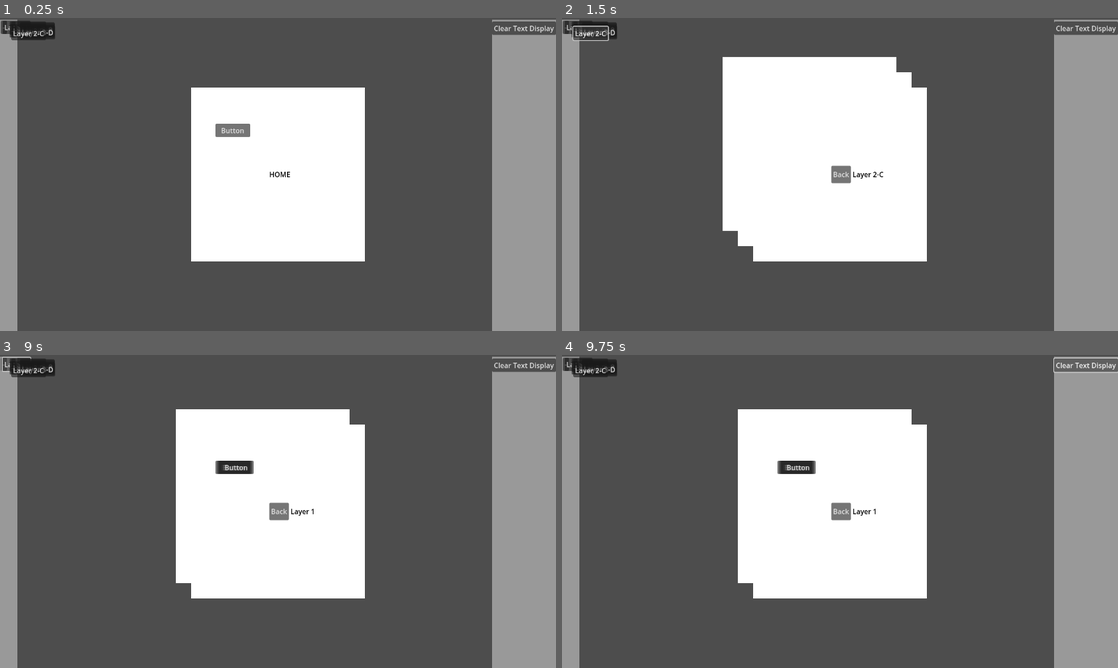
Above: before the commit, frames 1-4 (two rows, left to right).
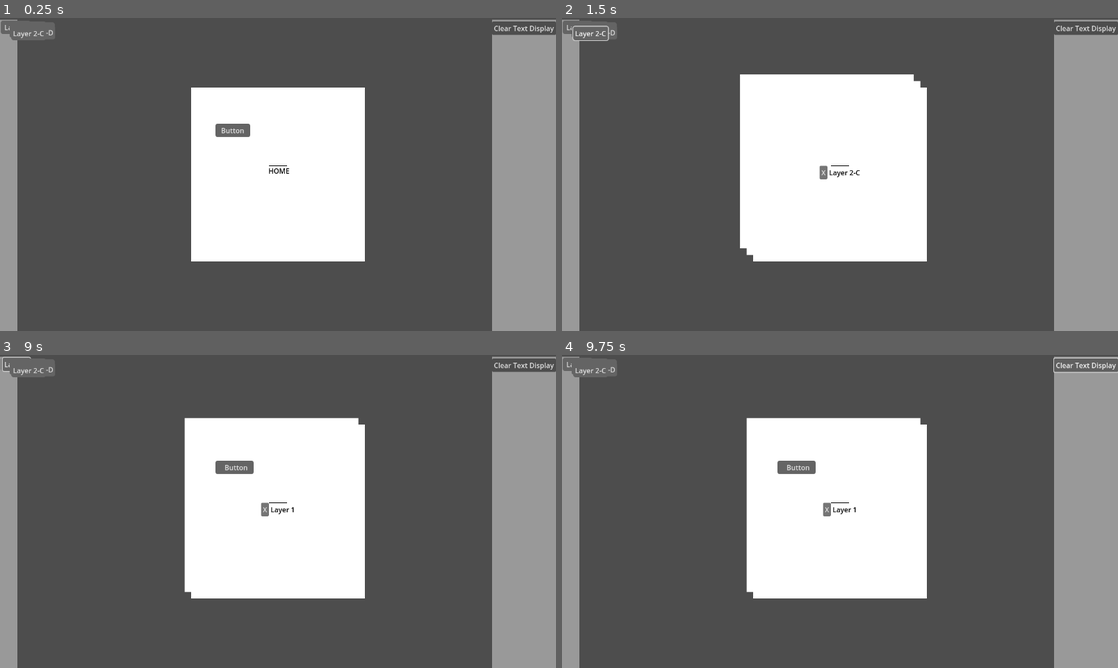
Above: after the commit, the same moments.

Repository: AtkinTC/Godot-UI
Game: Godot game, scene res://Scenes/main.tscn
Same seed, same stepped clock (60 frames per second), same inputs: the game is played once before the commit and once after it.
Inputs (mouse positions are in pixels of both pictures, inside the frame that each line leads up to):
- Up to frame 1 (0.25 s): no input
- Up to frame 2 (1.5 s): click "Button" at 0.5 s; click "Layer 1" at 1.25 s
- Up to frame 3 (9 s): click (261, 495) at 2 s, where only the run before the commit has a clickable "Back"; click (255, 502) at 2.75 s, where only the run after the commit has a clickable "X"; click "Layer 2-A" at 3.5 s; click "Layer 3-A" at 4.25 s; click "Layer 3-B" at 5 s; click "Layer 2-B" at 5.75 s; click "Layer 3-C" at 6.5 s; click "Layer 3-D" at 7.25 s; click "Layer 2-C" at 8 s; click "-" at 8.75 s
- Up to frame 4 (9.75 s): click "Clear Text Display" at 9.5 s

The runs differ from the first frame. In frame 1, 0.5% of the frame differs, in the area x 0-53%, y 0-51%; in frame 2, 4.2%, in the area x 0-65%, y 0-76%; in frame 3, 2.8%; in frame 4, 2.8%.

Commit message:
Visual updates to LayerNode scenes

Diff:
--- /dev/null
+++ b/Resources/Themes/custom_theme.tres
@@ -0,0 +1,107 @@
+[gd_resource type="Theme" load_steps=9 format=3 uid="uid://cud2hlyn6imko"]
+
+[sub_resource type="StyleBoxFlat" id="StyleBoxFlat_4spna"]
+content_margin_left = 4.0
+content_margin_right = 4.0
+content_margin_top = 4.0
+content_margin_bottom = 4.0
+bg_color = Color(0.392157, 0.392157, 0.392157, 1)
+corner_radius_top_left = 5
+corner_radius_top_right = 5
+corner_radius_bottom_right = 5
+corner_radius_bottom_left = 5
+corner_detail = 5
+
+[sub_resource type="StyleBoxFlat" id="StyleBoxFlat_u2uo5"]
+content_margin_left = 4.0
+content_margin_right = 4.0
+content_margin_top = 4.0
+content_margin_bottom = 4.0
+bg_color = Color(0.392157, 0.392157, 0.392157, 1)
+draw_center = false
+border_width_left = 2
+border_width_top = 2
+border_width_right = 2
+border_width_bottom = 2
+corner_radius_top_left = 5
+corner_radius_top_right = 5
+corner_radius_bottom_right = 5
+corner_radius_bottom_left = 5
+corner_detail = 5
+expand_margin_left = 2.0
+expand_margin_right = 2.0
+expand_margin_top = 2.0
+expand_margin_bottom = 2.0
+
+[sub_resource type="StyleBoxFlat" id="StyleBoxFlat_tu4hs"]
+content_margin_left = 4.0
+content_margin_right = 4.0
+content_margin_top = 4.0
+content_margin_bottom = 4.0
+bg_color = Color(0.392157, 0.392157, 0.392157, 1)
+corner_radius_top_left = 5
+corner_radius_top_right = 5
+corner_radius_bottom_right = 5
+corner_radius_bottom_left = 5
+corner_detail = 5
+
+[sub_resource type="StyleBoxFlat" id="StyleBoxFlat_asxhd"]
+content_margin_left = 4.0
+content_margin_right = 4.0
+content_margin_top = 4.0
+content_margin_bottom = 4.0
+bg_color = Color(0.392157, 0.392157, 0.392157, 1)
+corner_radius_top_left = 5
+corner_radius_top_right = 5
+corner_radius_bottom_right = 5
+corner_radius_bottom_left = 5
+corner_detail = 5
+
+[sub_resource type="StyleBoxFlat" id="StyleBoxFlat_hq44s"]
+content_margin_left = 4.0
+content_margin_right = 4.0
+content_margin_top = 4.0
+content_margin_bottom = 4.0
+bg_color = Color(0.294118, 0.294118, 0.294118, 1)
+corner_radius_top_left = 5
+corner_radius_top_right = 5
+corner_radius_bottom_right = 5
+corner_radius_bottom_left = 5
+corner_detail = 5
+
+[sub_resource type="StyleBoxFlat" id="StyleBoxFlat_l4bca"]
+content_margin_left = 0.0
+content_margin_right = 0.0
+content_margin_top = 0.0
+content_margin_bottom = 0.0
+bg_color = Color(0.1, 0.1, 0.1, 0.6)
+corner_radius_top_left = 5
+corner_radius_top_right = 5
+corner_radius_bottom_right = 5
+corner_radius_bottom_left = 5
+corner_detail = 5
+
+[sub_resource type="StyleBoxFlat" id="StyleBoxFlat_4eor8"]
+content_margin_left = 0.0
+content_margin_right = 0.0
+content_margin_top = 0.0
+content_margin_bottom = 0.0
+bg_color = Color(0.1, 0.1, 0.1, 0.6)
+corner_radius_top_left = 3
+corner_radius_top_right = 3
+corner_radius_bottom_right = 3
+corner_radius_bottom_left = 3
+corner_detail = 5
+
+[sub_resource type="StyleBoxFlat" id="StyleBoxFlat_g7qcd"]
+bg_color = Color(0.992157, 0.992157, 0.992157, 1)
+
+[resource]
+Button/styles/disabled = SubResource( "StyleBoxFlat_4spna" )
+Button/styles/focus = SubResource( "StyleBoxFlat_u2uo5" )
+Button/styles/hover = SubResource( "StyleBoxFlat_tu4hs" )
+Button/styles/normal = SubResource( "StyleBoxFlat_asxhd" )
+Button/styles/pressed = SubResource( "StyleBoxFlat_hq44s" )
+Panel/styles/panel = SubResource( "StyleBoxFlat_l4bca" )
+Panel/styles/panel_fg = SubResource( "StyleBoxFlat_4eor8" )
+Panel/styles/panel_focused = SubResource( "StyleBoxFlat_g7qcd" )
--- a/Scenes/LayerUI/GridLayerNode.tscn
+++ b/Scenes/LayerUI/GridLayerNode.tscn
@@ -41,22 +41,41 @@
 offset_right = 200.0
 offset_bottom = 200.0
 
-[node name="H" type="HBoxContainer" parent="Container"]
-offset_right = 40.0
-offset_bottom = 40.0
+[node name="HeaderRect" type="ReferenceRect" parent="Container"]
+minimum_size = Vector2(0, 32)
+anchor_right = 1.0
+border_color = Color(0, 0, 0, 1)
+border_width = 2.0
+editor_only = false
 
-[node name="BackButton" type="Button" parent="Container/H"]
+[node name="H" type="HBoxContainer" parent="Container/HeaderRect"]
+anchor_right = 1.0
+anchor_bottom = 1.0
+grow_horizontal = 2
+metadata/_edit_use_custom_anchors = false
+metadata/_edit_layout_mode = 1
+
+[node name="BackButton" type="Button" parent="Container/HeaderRect/H"]
 minimum_size = Vector2(30, 30)
-offset_right = 45.0
-offset_bottom = 40.0
-text = "Back"
+offset_right = 30.0
+offset_bottom = 32.0
+theme_override_constants/outline_size = 0
+theme_override_font_sizes/font_size = 16
+text = "X"
 
-[node name="TitleLabel" type="Label" parent="Container/H"]
+[node name="BackButtonFiller" type="Control" parent="Container/HeaderRect/H"]
+visible = false
+minimum_size = Vector2(30, 30)
+offset_left = 34.0
+offset_right = 64.0
+offset_bottom = 32.0
+
+[node name="TitleLabel" type="Label" parent="Container/HeaderRect/H"]
 modulate = Color(0, 0, 0, 1)
-offset_left = 49.0
-offset_top = 7.0
-offset_right = 140.0
-offset_bottom = 33.0
+offset_left = 34.0
+offset_top = 3.0
+offset_right = 125.0
+offset_bottom = 29.0
 text = "TEST_LAYER"
 
 [node name="Grid" type="GridContainer" parent="Container"]
@@ -70,4 +89,4 @@
 offset_bottom = 154.0
 columns = 3
 
-[connection signal="pressed" from="Container/H/BackButton" to="." method="_on_back_button_pressed"]
+[connection signal="pressed" from="Container/HeaderRect/H/BackButton" to="." method="_on_back_button_pressed"]
--- a/Scenes/LayerUI/LayerChildButtonElement.tscn
+++ b/Scenes/LayerUI/LayerChildButtonElement.tscn
@@ -1,6 +1,7 @@
-[gd_scene load_steps=2 format=3 uid="uid://u4g0qiq62qrs"]
+[gd_scene load_steps=3 format=3 uid="uid://u4g0qiq62qrs"]
 
 [ext_resource type="Script" path="res://Scenes/LayerUI/LayerChildButtonElement.gd" id="1_i04k0"]
+[ext_resource type="Theme" uid="uid://cud2hlyn6imko" path="res://Resources/Themes/custom_theme.tres" id="2_8slgo"]
 
 [node name="LayerChildButtonElement" type="Control"]
 minimum_size = Vector2(100, 100)
@@ -32,6 +33,7 @@
 offset_top = 30.0
 offset_right = 80.0
 offset_bottom = 61.0
+theme = ExtResource( "2_8slgo" )
 text = "Button
 "
 
--- a/Scenes/LayerUI/LayerNode.gd
+++ b/Scenes/LayerUI/LayerNode.gd
@@ -11,8 +11,9 @@
 
 @onready var background_color_rect: ColorRect = $Container/Background
 @onready var border_color_rect: ColorRect = $Container/Border
-@onready var title_label: Label = $Container/H/TitleLabel
-@onready var back_button: Button = $Container/H/BackButton
+@onready var title_label: Label = $Container/HeaderRect/H/TitleLabel
+@onready var back_button: Button = $Container/HeaderRect/H/BackButton
+@onready var back_button_filler: Control = $Container/HeaderRect/H/BackButtonFiller
 
 @onready var background_layer_scene : PackedScene = preload("res://Scenes/LayerUI/BackgroundLayerNode.tscn")
 var background_layer : BackgroundLayerNode
@@ -53,9 +54,11 @@
 		if(depth == 0):
 			back_button.disabled = true
 			back_button.visible = false
+			back_button_filler.visible = true
 		else:
 			back_button.disabled = false
 			back_button.visible = true
+			back_button_filler.visible = false
 
 func focus_layer():
 	focused = true
@@ -73,7 +76,7 @@
 
 func set_as_background(display_depth: int):
 	focused = false
-	position -= Vector2(35,35) * display_depth
+	position -= Vector2(15,15) * display_depth
 	visible = true
 	if(!background_layer):
 		background_layer = background_layer_scene.instantiate()
--- a/Scenes/LayerUI/LayerTab.tscn
+++ b/Scenes/LayerUI/LayerTab.tscn
@@ -1,6 +1,7 @@
-[gd_scene load_steps=2 format=3 uid="uid://cm31gi0fvoxq1"]
+[gd_scene load_steps=3 format=3 uid="uid://cm31gi0fvoxq1"]
 
 [ext_resource type="Script" path="res://Scenes/LayerUI/LayerTab.gd" id="1_ew8la"]
+[ext_resource type="Theme" uid="uid://cud2hlyn6imko" path="res://Resources/Themes/custom_theme.tres" id="2_udop7"]
 
 [node name="LayerTab" type="VBoxContainer"]
 offset_right = 200.0
@@ -15,6 +16,7 @@
 offset_bottom = 40.0
 grow_horizontal = 2
 grow_vertical = 2
+theme = ExtResource( "2_udop7" )
 metadata/_edit_use_custom_anchors = false
 metadata/_edit_layout_mode = 1
 
@@ -43,6 +45,8 @@
 anchor_bottom = 1.0
 size_flags_horizontal = 3
 size_flags_vertical = 3
+theme = ExtResource( "2_udop7" )
+theme_override_font_sizes/font_size = 16
 text = "-
 "
 
@@ -53,6 +57,7 @@
 grow_horizontal = 2
 grow_vertical = 2
 size_flags_horizontal = 3
+theme = ExtResource( "2_udop7" )
 theme_override_constants/outline_size = 0
 theme_override_font_sizes/font_size = 16
 text = "TEST TEXT"
--- a/Scenes/LayerUI/VerticalLayerNode.tscn
+++ b/Scenes/LayerUI/VerticalLayerNode.tscn
@@ -41,22 +41,42 @@
 offset_right = 200.0
 offset_bottom = 200.0
 
-[node name="H" type="HBoxContainer" parent="Container"]
-offset_right = 40.0
-offset_bottom = 40.0
+[node name="HeaderRect" type="ReferenceRect" parent="Container"]
+minimum_size = Vector2(0, 32)
+anchor_right = 1.0
+offset_bottom = 32.0
+border_color = Color(0, 0, 0, 1)
+border_width = 2.0
+editor_only = false
 
-[node name="BackButton" type="Button" parent="Container/H"]
+[node name="H" type="HBoxContainer" parent="Container/HeaderRect"]
+anchor_right = 1.0
+anchor_bottom = 1.0
+grow_horizontal = 2
+metadata/_edit_use_custom_anchors = false
+metadata/_edit_layout_mode = 1
+
+[node name="BackButton" type="Button" parent="Container/HeaderRect/H"]
+minimum_size = Vector2(30, 0)
+offset_right = 30.0
+offset_bottom = 32.0
+theme_override_constants/outline_size = 0
+theme_override_font_sizes/font_size = 16
+text = "X"
+
+[node name="BackButtonFiller" type="Control" parent="Container/HeaderRect/H"]
+visible = false
 minimum_size = Vector2(30, 30)
-offset_right = 45.0
-offset_bottom = 40.0
-text = "Back"
+offset_left = 34.0
+offset_right = 64.0
+offset_bottom = 32.0
 
-[node name="TitleLabel" type="Label" parent="Container/H"]
+[node name="TitleLabel" type="Label" parent="Container/HeaderRect/H"]
 modulate = Color(0, 0, 0, 1)
-offset_left = 49.0
-offset_top = 7.0
-offset_right = 140.0
-offset_bottom = 33.0
+offset_left = 34.0
+offset_top = 3.0
+offset_right = 125.0
+offset_bottom = 29.0
 text = "TEST_LAYER"
 
 [node name="VBox" type="VBoxContainer" parent="Container"]
@@ -69,4 +89,4 @@
 offset_right = 154.0
 offset_bottom = 154.0
 
-[connection signal="pressed" from="Container/H/BackButton" to="." method="_on_back_button_pressed"]
+[connection signal="pressed" from="Container/HeaderRect/H/BackButton" to="." method="_on_back_button_pressed"]
--- a/Scenes/main.tscn
+++ b/Scenes/main.tscn
@@ -54,18 +54,18 @@
 size_flags_vertical = 3
 
 [node name="PanelLeft" type="PanelContainer" parent="Overlay/VBoxContainer/HBoxContainer"]
-minimum_size = Vector2(200, 0)
-offset_right = 200.0
+minimum_size = Vector2(250, 0)
+offset_right = 250.0
 offset_bottom = 646.0
 theme_override_styles/panel = SubResource( "StyleBoxFlat_ptbka" )
 
 [node name="VBoxContainer" type="VBoxContainer" parent="Overlay/VBoxContainer/HBoxContainer/PanelLeft"]
-offset_right = 200.0
+offset_right = 250.0
 offset_bottom = 646.0
 theme_override_constants/separation = 2
 
 [node name="Filler" type="Control" parent="Overlay/VBoxContainer/HBoxContainer"]
-offset_left = 204.0
+offset_left = 254.0
 offset_right = 1076.0
 offset_bottom = 646.0
 size_flags_horizontal = 3
